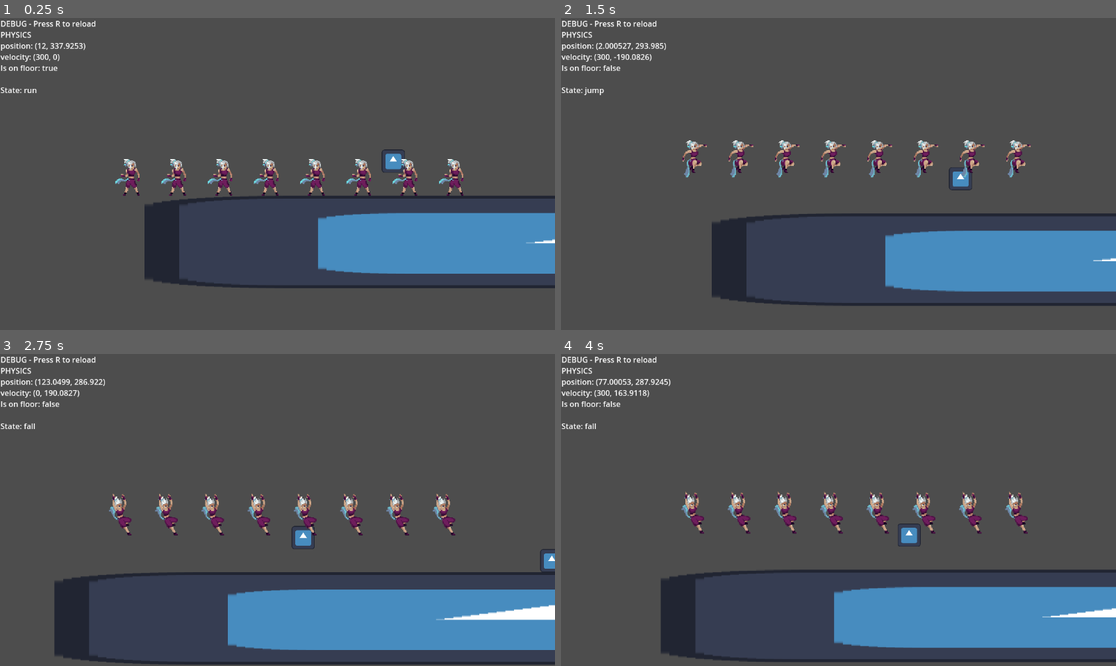
Above: before the commit, frames 1-4 (two rows, left to right).
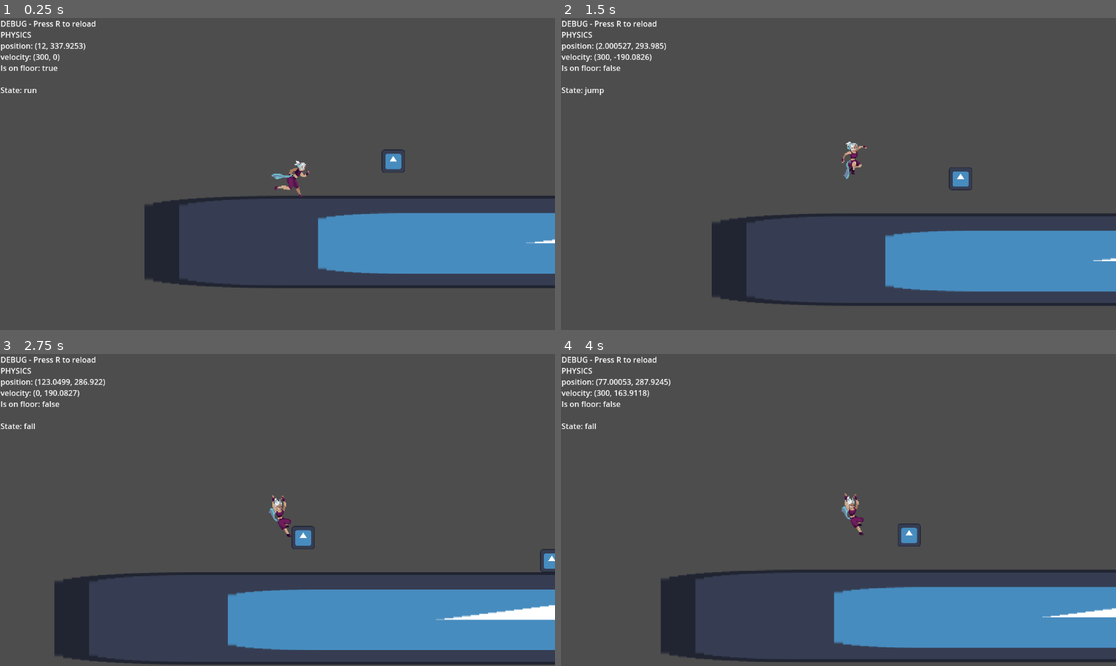
Above: after the commit, the same moments.

Repository: Hugo-Carbiener/Godot-project
Game: Godot game, scene res://scenes/main-scene.tscn
The game is run twice, just before and just after one commit, with the same random seed, the same clock (stepped at 60 frames per second) and the same inputs. The engine's default icon, where the game draws it, is replaced by a stand-in: a white triangle on a blue panel in a dark square.
Inputs:
- Up to frame 1 (0.25 s): no input
- Up to frame 2 (1.5 s): tap R (reload) at 0.5, 1.25 s; tap Shift (slide) at 0.6 s; tap Space (jump) at 0.77, 0.8, 1.07, 1.35 s
- Up to frame 3 (2.75 s): tap Space (jump) at 1.52, 1.82, 2.3 s; tap Shift (slide) at 1.55, 2.1 s; tap R (reload) at 2 s
- Up to frame 4 (4 s): tap R (reload) at 2.75, 3.5 s; tap Shift (slide) at 2.85 s; tap Space (jump) at 3.02, 3.32, 3.6, 3.77 s

The runs differ from the first frame. In frame 1, 2.0% of the frame differs, in the area x 20-84%, y 45-58%; in frame 2, 1.9%; in frame 3, 2.0%; in frame 4, 2.1%, in the area x 21-85%, y 44-59%.

Commit message:
Add animation controler

Diff:
--- /dev/null
+++ b/assets/scritps/PlayerAnimationController.gd
@@ -0,0 +1,2 @@
+extends AnimatedSprite2D
+class_name PlayerAnimationController
--- a/assets/scritps/PlayerSpriteController.gd
+++ /dev/null
@@ -1,17 +0,0 @@
-extends Sprite2D
-class_name PlayerSpriteController
-
-#Sprites
-var idleSprite
-var jumpSprite
-var fallSprite
-var slideSprite
-
-func _ready() -> void:
-	idleSprite = load("res://assets/sprites/Character_Idle.png")
-	jumpSprite = load("res://assets/sprites/Character_Jump.png")
-	fallSprite = load("res://assets/sprites/Character_Fall.png")
-	slideSprite = load("res://assets/sprites/Character_Slide.png")
-
-func set_sprite(sprite : Resource):
-	texture = sprite
--- a/assets/scritps/statemachine/states/State.gd
+++ b/assets/scritps/statemachine/states/State.gd
@@ -4,11 +4,11 @@
 @onready
 var state_machine = $".."
 @onready
-var sprite_controller = $"../../Character body/Sprite"
+var animation_controller = $"../../Character body/AnimatedSprite2D"
 @onready
 var player_physics_body = $"../../Character body"
 
-@export var sprite: Resource
+@export var animation_name : String
 signal Transitioned
 
 var can_exit = true
@@ -17,8 +17,8 @@
 	return true
 
 func enter():
-	if sprite:
-		sprite_controller.set_sprite(sprite)
+	if animation_name:
+		animation_controller.play(animation_name.to_lower())
 
 func exit():
 	pass
--- a/scenes/main-scene.tscn
+++ b/scenes/main-scene.tscn
@@ -1,11 +1,10 @@
-[gd_scene load_steps=17 format=3 uid="uid://bt8t1ijcp3k8p"]
+[gd_scene load_steps=68 format=3 uid="uid://bt8t1ijcp3k8p"]
 
 [ext_resource type="Texture2D" uid="uid://el8b8m177fko" path="res://icon.svg" id="1_21vor"]
 [ext_resource type="Texture2D" uid="uid://210ocvmildqr" path="res://assets/sprites/Character_Idle.png" id="1_nf5ea"]
 [ext_resource type="Script" path="res://assets/scritps/statemachine/StateMachine.gd" id="2_j6nxt"]
 [ext_resource type="Script" path="res://assets/scritps/PlayerPhysicsManager.gd" id="2_mxlrn"]
 [ext_resource type="Script" path="res://assets/scritps/InputManager.gd" id="2_qsna4"]
-[ext_resource type="Script" path="res://assets/scritps/PlayerSpriteController.gd" id="3_pmc2v"]
 [ext_resource type="Script" path="res://assets/scritps/statemachine/states/PlayerRun.gd" id="6_tamy0"]
 [ext_resource type="Script" path="res://assets/scritps/DebugTextManager.gd" id="6_yqf8q"]
 [ext_resource type="Script" path="res://assets/scritps/statemachine/states/PlayerJump.gd" id="7_540ha"]
@@ -14,12 +13,384 @@
 [ext_resource type="Texture2D" uid="uid://bcwnhl8evkmo5" path="res://assets/sprites/Character_Slide.png" id="11_00abt"]
 [ext_resource type="Script" path="res://assets/scritps/statemachine/states/PlayerFall.gd" id="12_fe2yd"]
 [ext_resource type="Texture2D" uid="uid://dyx3rj1ul4n7h" path="res://assets/sprites/Character_Fall.png" id="13_cefen"]
+[ext_resource type="Texture2D" uid="uid://1wu1nc7wmm82" path="res://assets/sprites/Character_Kick.png" id="14_o1uja"]
+[ext_resource type="Texture2D" uid="uid://ds32is2wediwi" path="res://assets/sprites/Character_Run.png" id="15_r4vnx"]
+[ext_resource type="Script" path="res://assets/scritps/PlayerAnimationController.gd" id="16_swycs"]
 
 [sub_resource type="RectangleShape2D" id="RectangleShape2D_4j51n"]
 size = Vector2(128, 128)
 
 [sub_resource type="RectangleShape2D" id="RectangleShape2D_juoog"]
 size = Vector2(26, 52)
+
+[sub_resource type="AtlasTexture" id="AtlasTexture_mo3nr"]
+atlas = ExtResource("13_cefen")
+region = Rect2(0, 0, 64, 64)
+
+[sub_resource type="AtlasTexture" id="AtlasTexture_cdpje"]
+atlas = ExtResource("13_cefen")
+region = Rect2(64, 0, 64, 64)
+
+[sub_resource type="AtlasTexture" id="AtlasTexture_p5pkl"]
+atlas = ExtResource("13_cefen")
+region = Rect2(128, 0, 64, 64)
+
+[sub_resource type="AtlasTexture" id="AtlasTexture_ygsnt"]
+atlas = ExtResource("13_cefen")
+region = Rect2(192, 0, 64, 64)
+
+[sub_resource type="AtlasTexture" id="AtlasTexture_un7tm"]
+atlas = ExtResource("13_cefen")
+region = Rect2(256, 0, 64, 64)
+
+[sub_resource type="AtlasTexture" id="AtlasTexture_bbdpj"]
+atlas = ExtResource("13_cefen")
+region = Rect2(320, 0, 64, 64)
+
+[sub_resource type="AtlasTexture" id="AtlasTexture_u50gj"]
+atlas = ExtResource("13_cefen")
+region = Rect2(384, 0, 64, 64)
+
+[sub_resource type="AtlasTexture" id="AtlasTexture_3na6c"]
+atlas = ExtResource("13_cefen")
+region = Rect2(448, 0, 64, 64)
+
+[sub_resource type="AtlasTexture" id="AtlasTexture_n7oqg"]
+atlas = ExtResource("1_nf5ea")
+region = Rect2(0, 0, 64, 64)
+
+[sub_resource type="AtlasTexture" id="AtlasTexture_0g7cd"]
+atlas = ExtResource("1_nf5ea")
+region = Rect2(64, 0, 64, 64)
+
+[sub_resource type="AtlasTexture" id="AtlasTexture_l8l3i"]
+atlas = ExtResource("1_nf5ea")
+region = Rect2(128, 0, 64, 64)
+
+[sub_resource type="AtlasTexture" id="AtlasTexture_hilrn"]
+atlas = ExtResource("1_nf5ea")
+region = Rect2(192, 0, 64, 64)
+
+[sub_resource type="AtlasTexture" id="AtlasTexture_n61he"]
+atlas = ExtResource("1_nf5ea")
+region = Rect2(256, 0, 64, 64)
+
+[sub_resource type="AtlasTexture" id="AtlasTexture_bprw3"]
+atlas = ExtResource("1_nf5ea")
+region = Rect2(320, 0, 64, 64)
+
+[sub_resource type="AtlasTexture" id="AtlasTexture_embab"]
+atlas = ExtResource("1_nf5ea")
+region = Rect2(384, 0, 64, 64)
+
+[sub_resource type="AtlasTexture" id="AtlasTexture_gw4ck"]
+atlas = ExtResource("1_nf5ea")
+region = Rect2(448, 0, 64, 64)
+
+[sub_resource type="AtlasTexture" id="AtlasTexture_c23b2"]
+atlas = ExtResource("9_5hn0m")
+region = Rect2(0, 0, 64, 64)
+
+[sub_resource type="AtlasTexture" id="AtlasTexture_baays"]
+atlas = ExtResource("9_5hn0m")
+region = Rect2(64, 0, 64, 64)
+
+[sub_resource type="AtlasTexture" id="AtlasTexture_vsils"]
+atlas = ExtResource("9_5hn0m")
+region = Rect2(128, 0, 64, 64)
+
+[sub_resource type="AtlasTexture" id="AtlasTexture_tovp3"]
+atlas = ExtResource("9_5hn0m")
+region = Rect2(192, 0, 64, 64)
+
+[sub_resource type="AtlasTexture" id="AtlasTexture_txofv"]
+atlas = ExtResource("9_5hn0m")
+region = Rect2(256, 0, 64, 64)
+
+[sub_resource type="AtlasTexture" id="AtlasTexture_gvp2e"]
+atlas = ExtResource("9_5hn0m")
+region = Rect2(320, 0, 64, 64)
+
+[sub_resource type="AtlasTexture" id="AtlasTexture_5bdxp"]
+atlas = ExtResource("9_5hn0m")
+region = Rect2(384, 0, 64, 64)
+
+[sub_resource type="AtlasTexture" id="AtlasTexture_yr00j"]
+atlas = ExtResource("9_5hn0m")
+region = Rect2(448, 0, 64, 64)
+
+[sub_resource type="AtlasTexture" id="AtlasTexture_el77w"]
+atlas = ExtResource("14_o1uja")
+region = Rect2(0, 0, 64, 64)
+
+[sub_resource type="AtlasTexture" id="AtlasTexture_1o3ef"]
+atlas = ExtResource("14_o1uja")
+region = Rect2(64, 0, 64, 64)
+
+[sub_resource type="AtlasTexture" id="AtlasTexture_hffqi"]
+atlas = ExtResource("14_o1uja")
+region = Rect2(128, 0, 64, 64)
+
+[sub_resource type="AtlasTexture" id="AtlasTexture_gorcp"]
+atlas = ExtResource("14_o1uja")
+region = Rect2(192, 0, 64, 64)
+
+[sub_resource type="AtlasTexture" id="AtlasTexture_h0yu8"]
+atlas = ExtResource("14_o1uja")
+region = Rect2(256, 0, 64, 64)
+
+[sub_resource type="AtlasTexture" id="AtlasTexture_c8qlm"]
+atlas = ExtResource("14_o1uja")
+region = Rect2(320, 0, 64, 64)
+
+[sub_resource type="AtlasTexture" id="AtlasTexture_20vsu"]
+atlas = ExtResource("14_o1uja")
+region = Rect2(384, 0, 64, 64)
+
+[sub_resource type="AtlasTexture" id="AtlasTexture_lh7n2"]
+atlas = ExtResource("14_o1uja")
+region = Rect2(448, 0, 64, 64)
+
+[sub_resource type="AtlasTexture" id="AtlasTexture_xd58i"]
+atlas = ExtResource("15_r4vnx")
+region = Rect2(0, 0, 64, 64)
+
+[sub_resource type="AtlasTexture" id="AtlasTexture_4m177"]
+atlas = ExtResource("15_r4vnx")
+region = Rect2(64, 0, 64, 64)
+
+[sub_resource type="AtlasTexture" id="AtlasTexture_18y30"]
+atlas = ExtResource("15_r4vnx")
+region = Rect2(128, 0, 64, 64)
+
+[sub_resource type="AtlasTexture" id="AtlasTexture_j133h"]
+atlas = ExtResource("15_r4vnx")
+region = Rect2(192, 0, 64, 64)
+
+[sub_resource type="AtlasTexture" id="AtlasTexture_ri02n"]
+atlas = ExtResource("15_r4vnx")
+region = Rect2(256, 0, 64, 64)
+
+[sub_resource type="AtlasTexture" id="AtlasTexture_dy4kn"]
+atlas = ExtResource("15_r4vnx")
+region = Rect2(320, 0, 64, 64)
+
+[sub_resource type="AtlasTexture" id="AtlasTexture_txcbp"]
+atlas = ExtResource("15_r4vnx")
+region = Rect2(384, 0, 64, 64)
+
+[sub_resource type="AtlasTexture" id="AtlasTexture_pply4"]
+atlas = ExtResource("15_r4vnx")
+region = Rect2(448, 0, 64, 64)
+
+[sub_resource type="AtlasTexture" id="AtlasTexture_v7ie4"]
+atlas = ExtResource("11_00abt")
+region = Rect2(0, 0, 64, 64)
+
+[sub_resource type="AtlasTexture" id="AtlasTexture_h5fn3"]
+atlas = ExtResource("11_00abt")
+region = Rect2(64, 0, 64, 64)
+
+[sub_resource type="AtlasTexture" id="AtlasTexture_8g22q"]
+atlas = ExtResource("11_00abt")
+region = Rect2(128, 0, 64, 64)
+
+[sub_resource type="AtlasTexture" id="AtlasTexture_mn3nw"]
+atlas = ExtResource("11_00abt")
+region = Rect2(192, 0, 64, 64)
+
+[sub_resource type="AtlasTexture" id="AtlasTexture_6ru02"]
+atlas = ExtResource("11_00abt")
+region = Rect2(256, 0, 64, 64)
+
+[sub_resource type="AtlasTexture" id="AtlasTexture_5nl6v"]
+atlas = ExtResource("11_00abt")
+region = Rect2(320, 0, 64, 64)
+
+[sub_resource type="AtlasTexture" id="AtlasTexture_lkan8"]
+atlas = ExtResource("11_00abt")
+region = Rect2(384, 0, 64, 64)
+
+[sub_resource type="AtlasTexture" id="AtlasTexture_tijo2"]
+atlas = ExtResource("11_00abt")
+region = Rect2(448, 0, 64, 64)
+
+[sub_resource type="SpriteFrames" id="SpriteFrames_p5m8t"]
+animations = [{
+"frames": [{
+"duration": 1.0,
+"texture": SubResource("AtlasTexture_mo3nr")
+}, {
+"duration": 1.0,
+"texture": SubResource("AtlasTexture_cdpje")
+}, {
+"duration": 1.0,
+"texture": SubResource("AtlasTexture_p5pkl")
+}, {
+"duration": 1.0,
+"texture": SubResource("AtlasTexture_ygsnt")
+}, {
+"duration": 1.0,
+"texture": SubResource("AtlasTexture_un7tm")
+}, {
+"duration": 1.0,
+"texture": SubResource("AtlasTexture_bbdpj")
+}, {
+"duration": 1.0,
+"texture": SubResource("AtlasTexture_u50gj")
+}, {
+"duration": 1.0,
+"texture": SubResource("AtlasTexture_3na6c")
+}],
+"loop": true,
+"name": &"fall",
+"speed": 10.0
+}, {
+"frames": [{
+"duration": 1.0,
+"texture": SubResource("AtlasTexture_n7oqg")
+}, {
+"duration": 1.0,
+"texture": SubResource("AtlasTexture_0g7cd")
+}, {
+"duration": 1.0,
+"texture": SubResource("AtlasTexture_l8l3i")
+}, {
+"duration": 1.0,
+"texture": SubResource("AtlasTexture_hilrn")
+}, {
+"duration": 1.0,
+"texture": SubResource("AtlasTexture_n61he")
+}, {
+"duration": 1.0,
+"texture": SubResource("AtlasTexture_bprw3")
+}, {
+"duration": 1.0,
+"texture": SubResource("AtlasTexture_embab")
+}, {
+"duration": 1.0,
+"texture": SubResource("AtlasTexture_gw4ck")
+}],
+"loop": true,
+"name": &"idle",
+"speed": 10.0
+}, {
+"frames": [{
+"duration": 1.0,
+"texture": SubResource("AtlasTexture_c23b2")
+}, {
+"duration": 1.0,
+"texture": SubResource("AtlasTexture_baays")
+}, {
+"duration": 1.0,
+"texture": SubResource("AtlasTexture_vsils")
+}, {
+"duration": 1.0,
+"texture": SubResource("AtlasTexture_tovp3")
+}, {
+"duration": 1.0,
+"texture": SubResource("AtlasTexture_txofv")
+}, {
+"duration": 1.0,
+"texture": SubResource("AtlasTexture_gvp2e")
+}, {
+"duration": 1.0,
+"texture": SubResource("AtlasTexture_5bdxp")
+}, {
+"duration": 1.0,
+"texture": SubResource("AtlasTexture_yr00j")
+}],
+"loop": true,
+"name": &"jump",
+"speed": 10.0
+}, {
+"frames": [{
+"duration": 1.0,
+"texture": SubResource("AtlasTexture_el77w")
+}, {
+"duration": 1.0,
+"texture": SubResource("AtlasTexture_1o3ef")
+}, {
+"duration": 1.0,
+"texture": SubResource("AtlasTexture_hffqi")
+}, {
+"duration": 1.0,
+"texture": SubResource("AtlasTexture_gorcp")
+}, {
+"duration": 1.0,
+"texture": SubResource("AtlasTexture_h0yu8")
+}, {
+"duration": 1.0,
+"texture": SubResource("AtlasTexture_c8qlm")
+}, {
+"duration": 1.0,
+"texture": SubResource("AtlasTexture_20vsu")
+}, {
+"duration": 1.0,
+"texture": SubResource("AtlasTexture_lh7n2")
+}],
+"loop": true,
+"name": &"kick",
+"speed": 10.0
+}, {
+"frames": [{
+"duration": 1.0,
+"texture": SubResource("AtlasTexture_xd58i")
+}, {
+"duration": 1.0,
+"texture": SubResource("AtlasTexture_4m177")
+}, {
+"duration": 1.0,
+"texture": SubResource("AtlasTexture_18y30")
+}, {
+"duration": 1.0,
+"texture": SubResource("AtlasTexture_j133h")
+}, {
+"duration": 1.0,
+"texture": SubResource("AtlasTexture_ri02n")
+}, {
+"duration": 1.0,
+"texture": SubResource("AtlasTexture_dy4kn")
+}, {
+"duration": 1.0,
+"texture": SubResource("AtlasTexture_txcbp")
+}, {
+"duration": 1.0,
+"texture": SubResource("AtlasTexture_pply4")
+}],
+"loop": true,
+"name": &"run",
+"speed": 10.0
+}, {
+"frames": [{
+"duration": 1.0,
+"texture": SubResource("AtlasTexture_v7ie4")
+}, {
+"duration": 1.0,
+"texture": SubResource("AtlasTexture_h5fn3")
+}, {
+"duration": 1.0,
+"texture": SubResource("AtlasTexture_8g22q")
+}, {
+"duration": 1.0,
+"texture": SubResource("AtlasTexture_mn3nw")
+}, {
+"duration": 1.0,
+"texture": SubResource("AtlasTexture_6ru02")
+}, {
+"duration": 1.0,
+"texture": SubResource("AtlasTexture_5nl6v")
+}, {
+"duration": 1.0,
+"texture": SubResource("AtlasTexture_lkan8")
+}, {
+"duration": 1.0,
+"texture": SubResource("AtlasTexture_tijo2")
+}],
+"loop": true,
+"name": &"slide",
+"speed": 10.0
+}]
 
 [node name="Node2D" type="Node2D"]
 position = Vector2(63, 582)
@@ -110,7 +481,7 @@
 script = ExtResource("6_tamy0")
 move_speed = 300
 move_direction = 1
-sprite = ExtResource("1_nf5ea")
+animation_name = "run"
 
 [node name="Jump" type="Node" parent="Main character/StateMachine"]
 script = ExtResource("7_540ha")
@@ -119,19 +490,19 @@
 variable_jump_input_max_duration = 2.0
 variable_jump_min_velocity_multiplier = 0.5
 coyote_time_duration = 0.25
-sprite = ExtResource("9_5hn0m")
+animation_name = "jump"
 
 [node name="Slide" type="Node" parent="Main character/StateMachine"]
 script = ExtResource("8_7o1gs")
 collider_size = Vector2(54, 28)
 collider_position = Vector2(3, 18)
-sprite = ExtResource("11_00abt")
+animation_name = "slide"
 
 [node name="Fall" type="Node" parent="Main character/StateMachine"]
 script = ExtResource("12_fe2yd")
 fall_duration = 0.3
 max_fall_velocity = 800.0
-sprite = ExtResource("13_cefen")
+animation_name = "fall"
 
 [node name="Character body" type="CharacterBody2D" parent="Main character"]
 position = Vector2(-48, 336)
@@ -140,11 +511,6 @@
 [node name="Collider" type="CollisionShape2D" parent="Main character/Character body"]
 position = Vector2(0, 4)
 shape = SubResource("RectangleShape2D_juoog")
-
-[node name="Sprite" type="Sprite2D" parent="Main character/Character body"]
-position = Vector2(3, -2)
-texture = ExtResource("1_nf5ea")
-script = ExtResource("3_pmc2v")
 
 [node name="Camera2D" type="Camera2D" parent="Main character/Character body"]
 position = Vector2(2, 0)
@@ -153,6 +519,12 @@
 position_smoothing_enabled = true
 position_smoothing_speed = 10.0
 
+[node name="AnimatedSprite2D" type="AnimatedSprite2D" parent="Main character/Character body"]
+sprite_frames = SubResource("SpriteFrames_p5m8t")
+animation = &"slide"
+frame_progress = 0.865707
+script = ExtResource("16_swycs")
+
 [node name="CanvasLayer" type="CanvasLayer" parent="."]
 
 [node name="Debug text" type="RichTextLabel" parent="CanvasLayer"]
Not shown, added: assets/sprites/Character_Run.png.import
